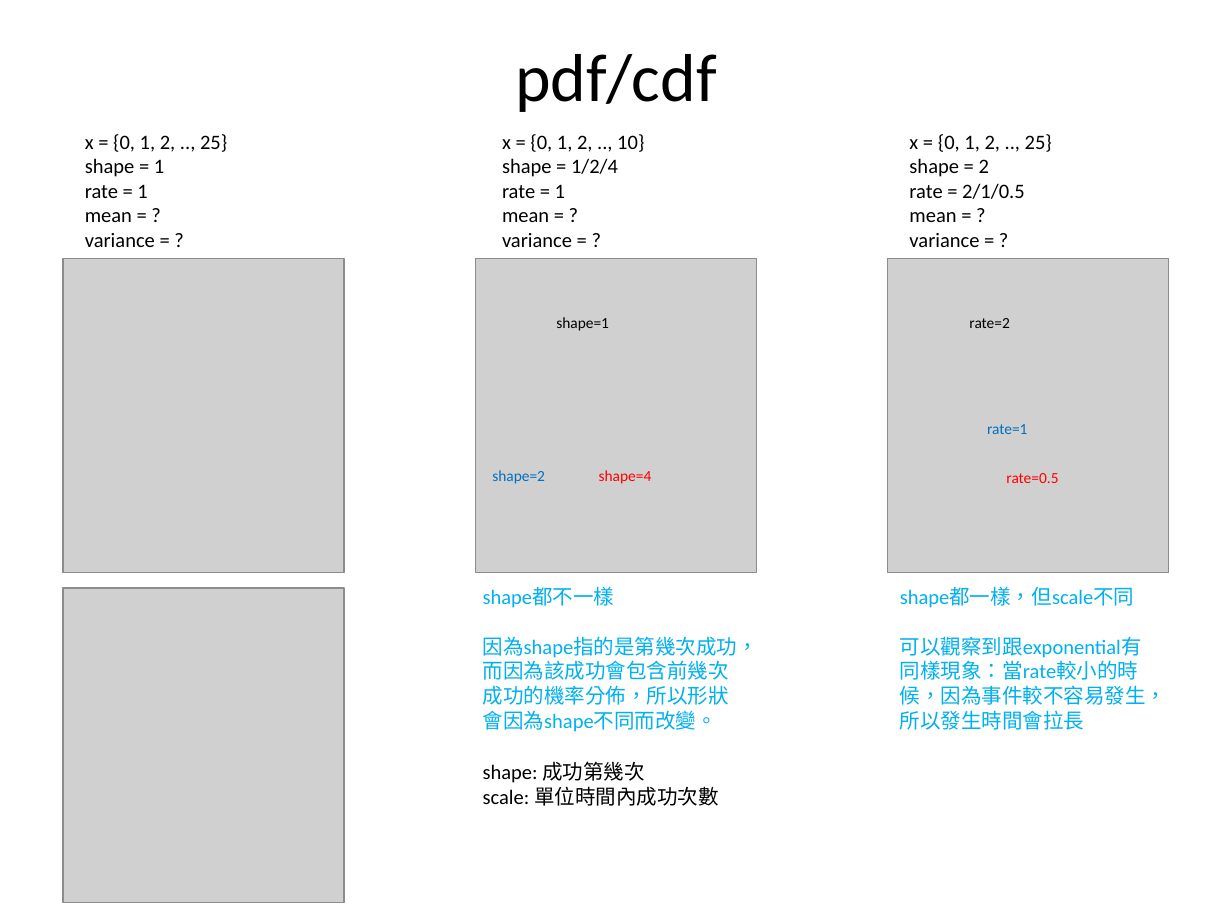
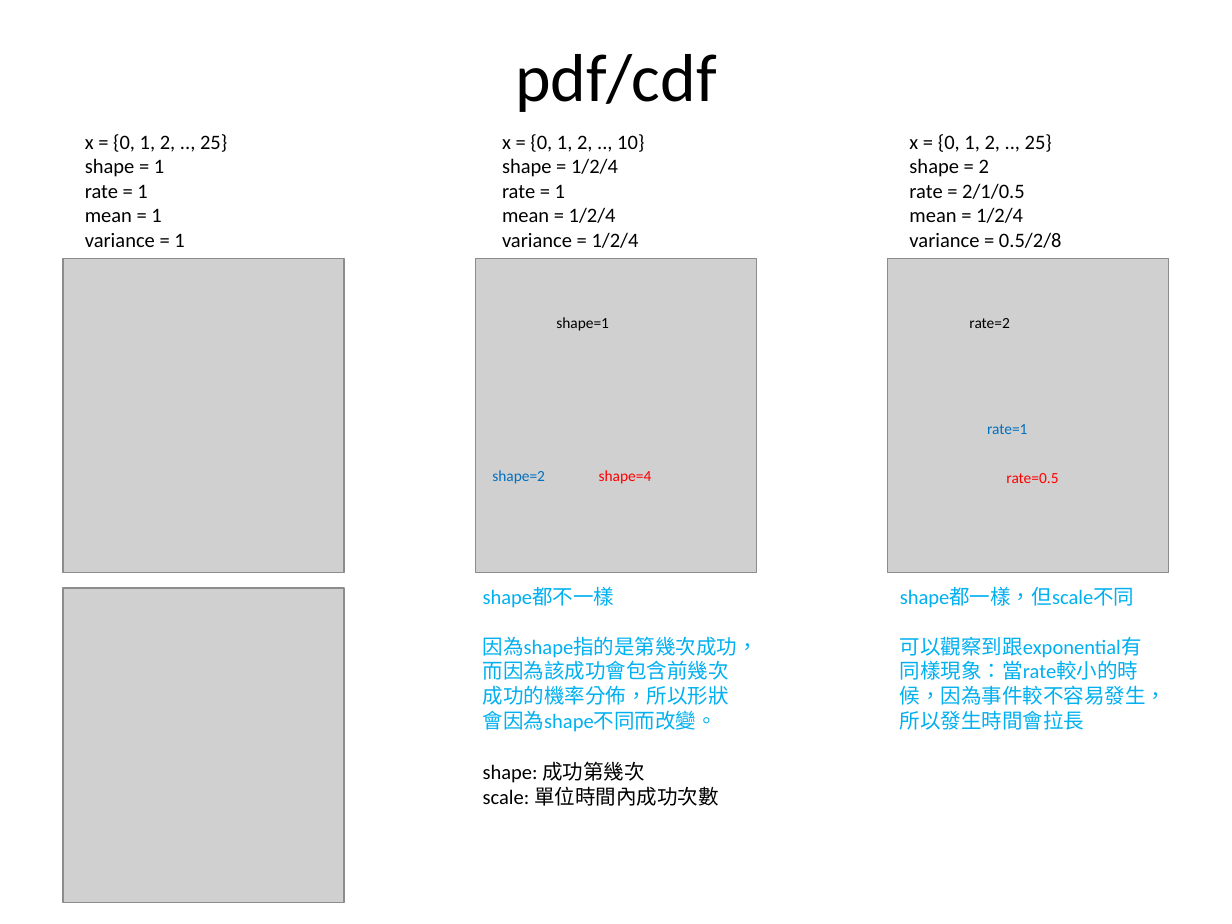
Before and after one commit to fuchingy/data_science, a slide deck: slide 21 of probability/doc/random_variable_distribution.pptx (slide 20 before the commit). Drawn at 1232x924 pixels with LibreOffice and Linux fonts; fonts in the diff are those of the drawing; grey boxes stand for pictures. Boxes give left, top, right and bottom in pixels: in the first picture for what was removed or moved away, otherwise in the second. Text is boxed around its words. In the diff, an @@ line names an element or a change of style, - is before the commit and + after.

Commit message:
Add integrate for calculating mean for con dist

```diff
--- a/probability/doc/random_variable_distribution.pptx
+++ b/probability/doc/random_variable_distribution.pptx
@@ text at box(85, 208, 184, 247): text changed @@
-mean = ?
-variance = ?
+mean = 1
+variance = 1
@@ text at box(502, 207, 639, 248): text changed @@
-mean = ?
-variance = ?
+mean = 1/2/4
+variance = 1/2/4
@@ text at box(909, 207, 1062, 248): text changed @@
-mean = ?
-variance = ?
+mean = 1/2/4
+variance = 0.5/2/8
```
Also in this commit, not shown: 6 other slides changed, 1 slide added, 1 other file.
